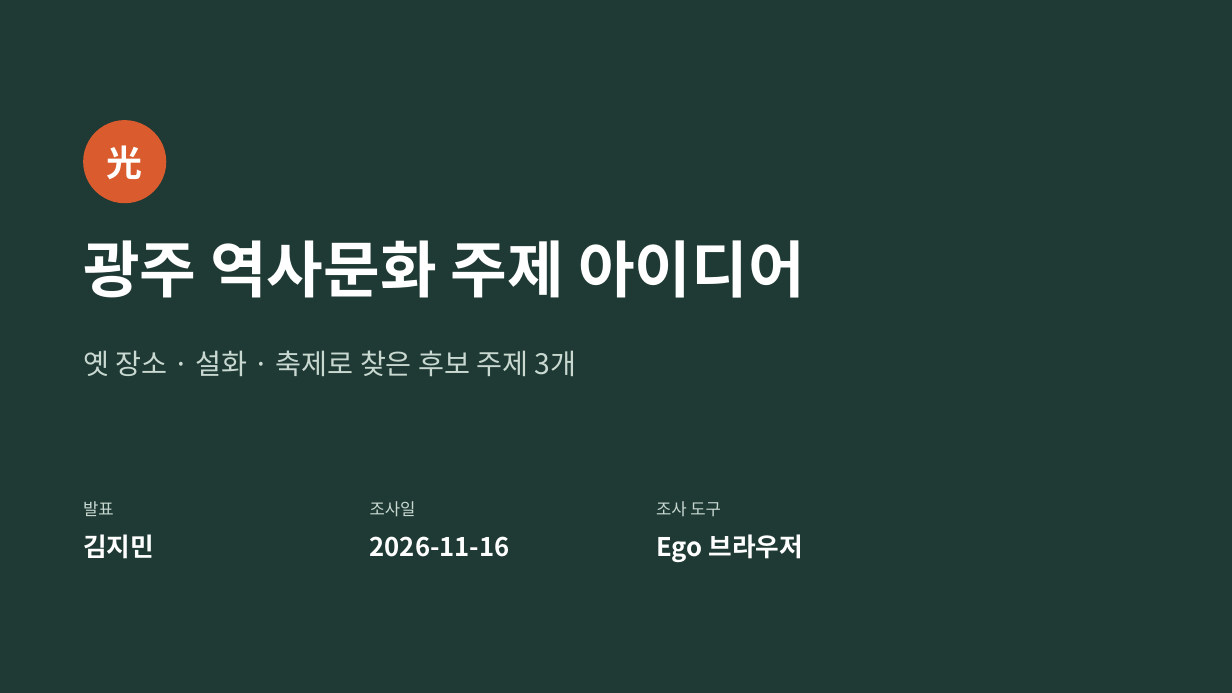
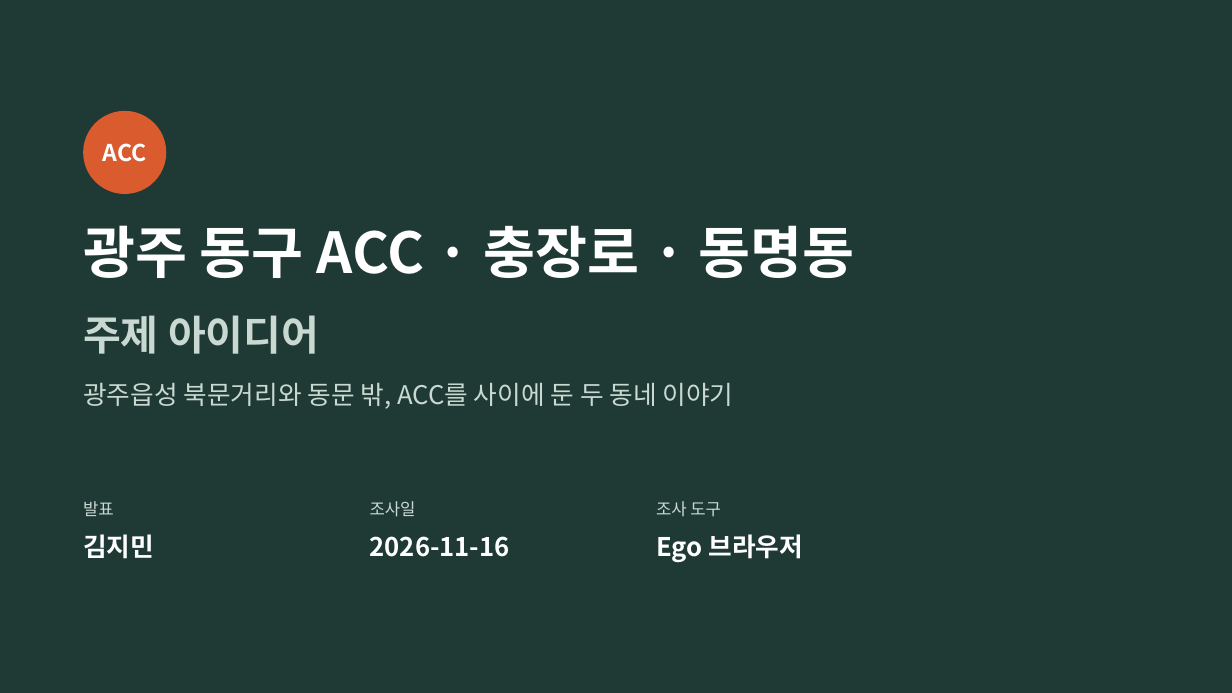
Before and after one commit to jmniik/jiminstorage, a slide deck: slide 1 of topic-idea/topic-idea.pptx. Drawn at 1232x693 pixels with LibreOffice and Linux fonts; fonts in the diff are those of the drawing. Boxes give left, top, right and bottom in pixels: in the first picture for what was removed or moved away, otherwise in the second. Text is boxed around its words. In the diff, an @@ line names an element or a change of style, - is before the commit and + after.

```diff
--- a/topic-idea/topic-idea.pptx
+++ b/topic-idea/topic-idea.pptx
@@ ellipse added at bbox=[83, 111, 166, 194], fill #D95B2E, 18 pt, text #FFFFFF, bold @@
+ACC
@@ ellipse removed at bbox=[83, 120, 166, 203] @@
-光
@@ text added at bbox=[83, 225, 855, 278], 44 pt, text #FFFFFF, bold @@
+광주 동구 ACC · 충장로 · 동명동
@@ text at bbox=[83, 315, 319, 354]: text changed; size 48 to 32 pt; text colour #FFFFFF to #C9D9D2 @@
-광주 역사문화 주제 아이디어
+주제 아이디어
@@ text removed at bbox=[83, 350, 577, 376] @@
-옛 장소 · 설화 · 축제로 찾은 후보 주제 3개
@@ text added at bbox=[83, 383, 733, 409], 20 pt, text #C9D9D2 @@
+광주읍성 북문거리와 동문 밖, ACC를 사이에 둔 두 동네 이야기
```
Also in this commit, not shown: 4 other slides changed, 3 slides added, 2 slides removed.
